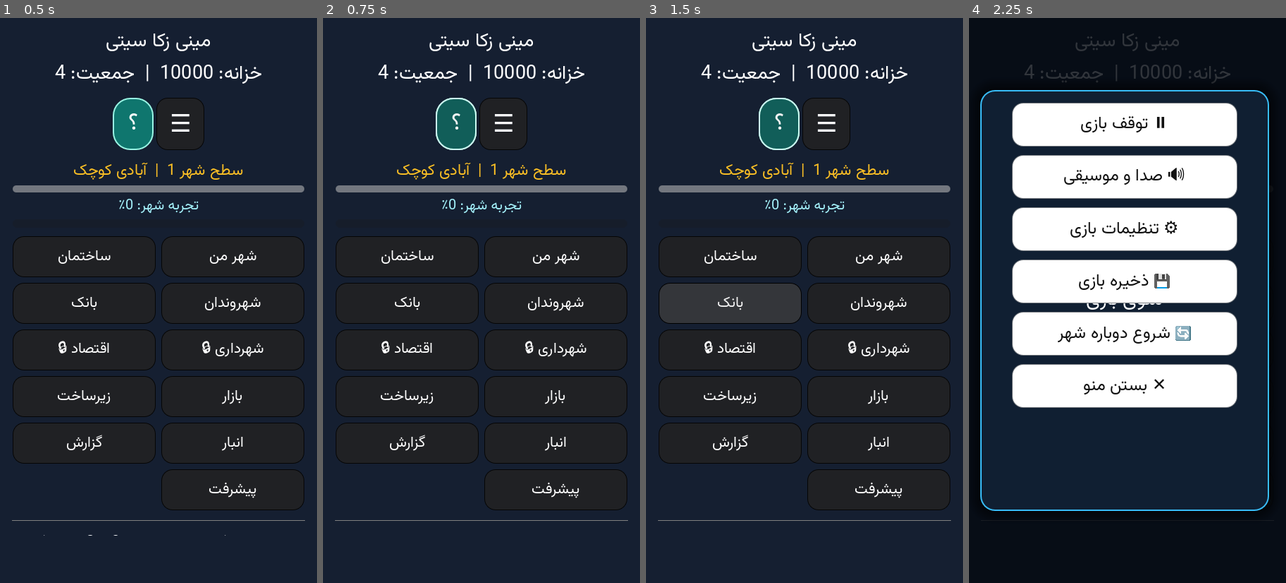
Above: before the commit, frames 1-4 (left to right).
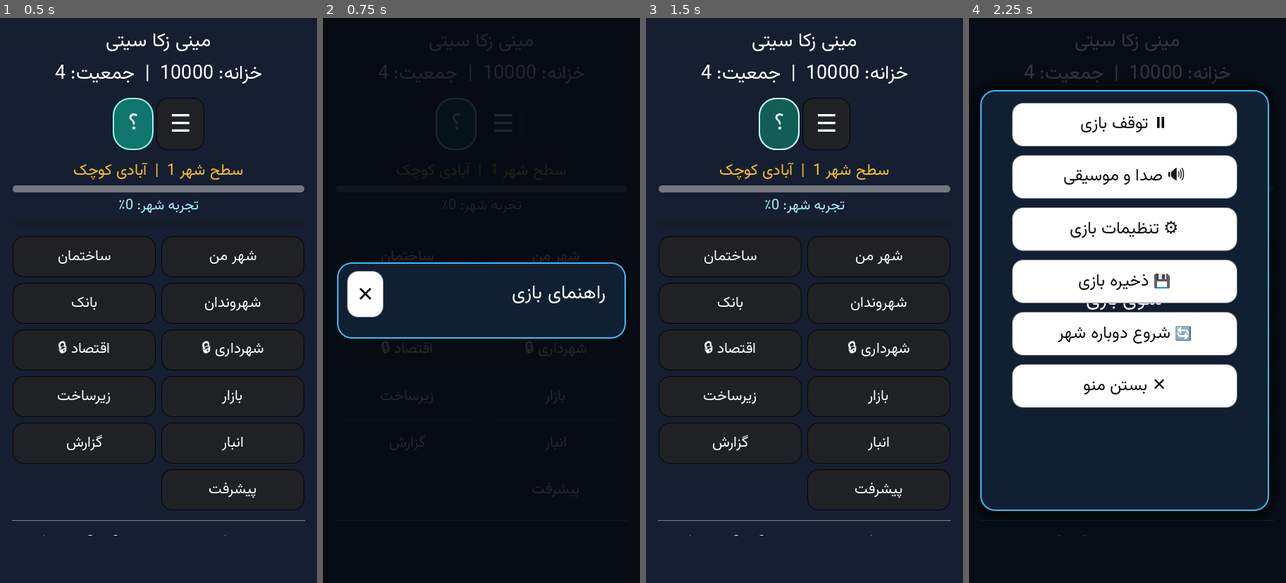
Above: after the commit, the same moments.

Repository: zekainstabot/mini-zeka-city
Game: Godot game, scene res://Main.tscn
Two runs of this game, one before a commit and one after it. Both use one fixed random seed, a clock stepped at 60 frames per second and the inputs below.
Inputs (mouse positions are in pixels of both pictures, inside the frame that each line leads up to):
- Up to frame 1 (0.5 s): no input
- Up to frame 2 (0.75 s): click "؟" at 0.5 s
- Up to frame 3 (1.5 s): click (687, 294) at 1.25 s, where only the run after the commit has a clickable "✕"
- Up to frame 4 (2.25 s): click "☰" at 2 s

Frame 1 is identical in both runs. In frame 2, 87% of the frame differs, in the area x 0-100%, y 0-100%; in frame 3, less than 0.1%; in frame 4, less than 0.1%.

Commit message:
Make game help a full-screen modal with close button

Diff:
--- a/scripts/Main.gd
+++ b/scripts/Main.gd
@@ -64,6 +64,10 @@
 var exit_overlay = null
 var last_layout_viewport_size = Vector2.ZERO
 var last_device_back_ticks = 0
+var help_overlay = null
+var help_body = null
+var help_previous_page = "home"
+var help_scroll_original_index = 5
 
 func _input(event):
 	if game != null:
@@ -646,6 +650,65 @@
 	menu_overlay.mouse_filter = Control.MOUSE_FILTER_STOP
 	menu_overlay.visible = false
 	menu_layer.add_child(menu_overlay)
+	# Help uses its own modal surface so the city navigation is fully covered.
+	help_overlay = ColorRect.new()
+	help_overlay.name = "GameHelpBackdrop"
+	help_overlay.color = Color(0.015, 0.035, 0.065, 0.88)
+	help_overlay.set_anchors_and_offsets_preset(Control.PRESET_FULL_RECT)
+	help_overlay.mouse_filter = Control.MOUSE_FILTER_STOP
+	help_overlay.visible = false
+	menu_layer.add_child(help_overlay)
+	var help_center = CenterContainer.new()
+	help_center.set_anchors_and_offsets_preset(Control.PRESET_FULL_RECT)
+	help_center.offset_left = 18
+	help_center.offset_right = -18
+	help_center.offset_top = 18
+	help_center.offset_bottom = -18
+	help_overlay.add_child(help_center)
+	var help_card = PanelContainer.new()
+	help_card.custom_minimum_size = Vector2(min(560.0, screen_width - 40.0), 0)
+	help_card.size_flags_horizontal = Control.SIZE_SHRINK_CENTER
+	var help_card_style = StyleBoxFlat.new()
+	help_card_style.bg_color = Color("#101f32")
+	help_card_style.border_color = Color("#38bdf8")
+	help_card_style.set_border_width_all(2)
+	help_card_style.set_corner_radius_all(20)
+	help_card_style.content_margin_left = 14
+	help_card_style.content_margin_right = 14
+	help_card_style.content_margin_top = 12
+	help_card_style.content_margin_bottom = 12
+	help_card.add_theme_stylebox_override("panel", help_card_style)
+	help_center.add_child(help_card)
+	var help_layout = VBoxContainer.new()
+	help_layout.size_flags_vertical = Control.SIZE_EXPAND_FILL
+	help_layout.add_theme_constant_override("separation", 10)
+	help_card.add_child(help_layout)
+	var help_header = HBoxContainer.new()
+	help_header.size_flags_horizontal = Control.SIZE_EXPAND_FILL
+	help_layout.add_child(help_header)
+	var help_heading = Label.new()
+	help_heading.text = PersianText.reshaper("راهنمای بازی")
+	help_heading.horizontal_alignment = HORIZONTAL_ALIGNMENT_CENTER
+	help_heading.size_flags_horizontal = Control.SIZE_EXPAND_FILL
+	_apply_font(help_heading, 22 if compact_layout else 20)
+	help_heading.add_theme_color_override("font_color", Color("#f8fafc"))
+	help_header.add_child(help_heading)
+	var help_spacer = Control.new()
+	help_spacer.size_flags_horizontal = Control.SIZE_EXPAND_FILL
+	help_header.add_child(help_spacer)
+	var help_close_button = Button.new()
+	help_close_button.text = "✕"
+	help_close_button.tooltip_text = "بستن راهنما"
+	help_close_button.custom_minimum_size = Vector2(48, 46)
+	_apply_font(help_close_button, 24)
+	_style_button(help_close_button, false)
+	help_close_button.connect("pressed", Callable(self, "_close_help"))
+	help_header.add_child(help_close_button)
+	help_body = VBoxContainer.new()
+	help_body.size_flags_horizontal = Control.SIZE_EXPAND_FILL
+	help_body.size_flags_vertical = Control.SIZE_EXPAND_FILL
+	help_body.add_theme_constant_override("separation", 10)
+	help_layout.add_child(help_body)
 	var menu_center = CenterContainer.new()
 	menu_center.set_anchors_and_offsets_preset(Control.PRESET_FULL_RECT)
 	menu_center.offset_left = 24
@@ -973,6 +1036,9 @@
 	if exit_overlay != null and is_instance_valid(exit_overlay) and exit_overlay.visible:
 		exit_overlay.visible = false
 		return
+	if help_overlay != null and is_instance_valid(help_overlay) and help_overlay.visible:
+		_close_help()
+		return
 	if restart_confirm_panel != null and is_instance_valid(restart_confirm_panel) and restart_confirm_panel.visible:
 		restart_confirm_panel.visible = false
 		return
@@ -1388,9 +1454,34 @@
 	audio_manager.set_environment_volume(value)
 
 func _open_help():
+	if help_overlay == null or not is_instance_valid(help_overlay) or game_scroll_container == null or not is_instance_valid(game_scroll_container):
+		return
+	help_previous_page = current_page if current_page != "help" else "home"
+	var old_parent = game_scroll_container.get_parent()
+	if old_parent != null:
+		help_scroll_original_index = old_parent.get_children().find(game_scroll_container)
+		old_parent.remove_child(game_scroll_container)
+	if game_scroll_container.get_parent() == null:
+		help_body.add_child(game_scroll_container)
+	game_scroll_container.size_flags_vertical = Control.SIZE_EXPAND_FILL
+	menu_overlay.visible = false
+	menu_panel.visible = false
+	help_overlay.visible = true
 	show_page("help")
 	if game_scroll_container != null and is_instance_valid(game_scroll_container):
 		game_scroll_container.scroll_vertical = 0
+
+func _close_help():
+	if help_overlay != null and is_instance_valid(help_overlay):
+		help_overlay.visible = false
+	if game_scroll_container != null and is_instance_valid(game_scroll_container):
+		var old_parent = game_scroll_container.get_parent()
+		if old_parent != null:
+			old_parent.remove_child(game_scroll_container)
+		if main_layout != null and is_instance_valid(main_layout):
+			main_layout.add_child(game_scroll_container)
+			main_layout.move_child(game_scroll_container, clamp(help_scroll_original_index, 0, main_layout.get_child_count() - 1))
+	show_page(help_previous_page)
 
 func _add_help_section(title, description, target_page=""):
 	var panel = PanelContainer.new()
